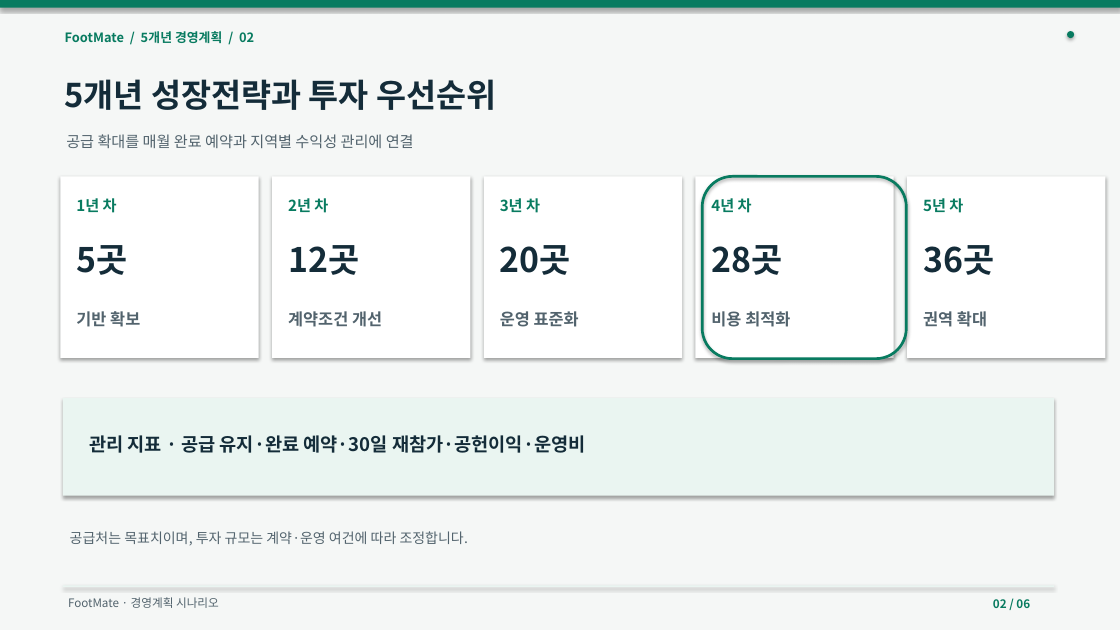
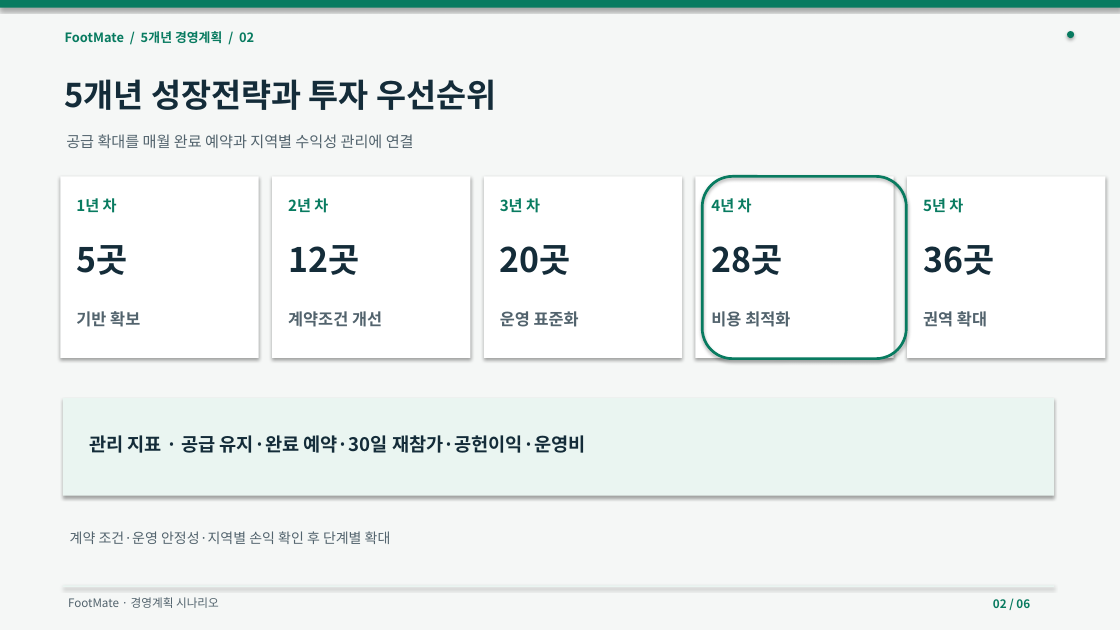
Before and after one commit to dohyunkimmm/footmate-case-study, a slide deck: slide 2 of src/case-study/downloads/footmate_5year_strategy.pptx. Drawn at 1120x630 pixels with LibreOffice and Linux fonts; fonts in the diff are those of the drawing. Boxes give left, top, right and bottom in pixels: in the first picture for what was removed or moved away, otherwise in the second. Text is boxed around its words. In the diff, an @@ line names an element or a change of style, - is before the commit and + after.

```diff
--- a/src/case-study/downloads/footmate_5year_strategy.pptx
+++ b/src/case-study/downloads/footmate_5year_strategy.pptx
@@ text at box(70, 531, 391, 544): text changed @@
-공급처는 목표치이며, 투자 규모는 계약·운영 여건에 따라 조정합니다.
+계약 조건·운영 안정성·지역별 손익 확인 후 단계별 확대
```
Also in this commit, not shown: 2 other slides changed, 13 other files.
